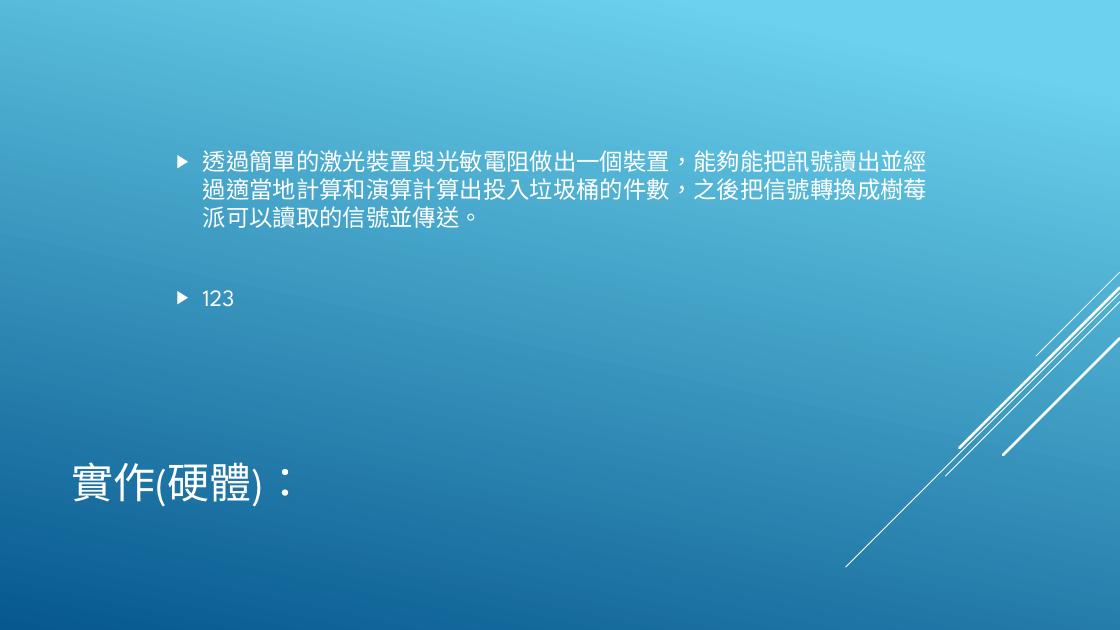
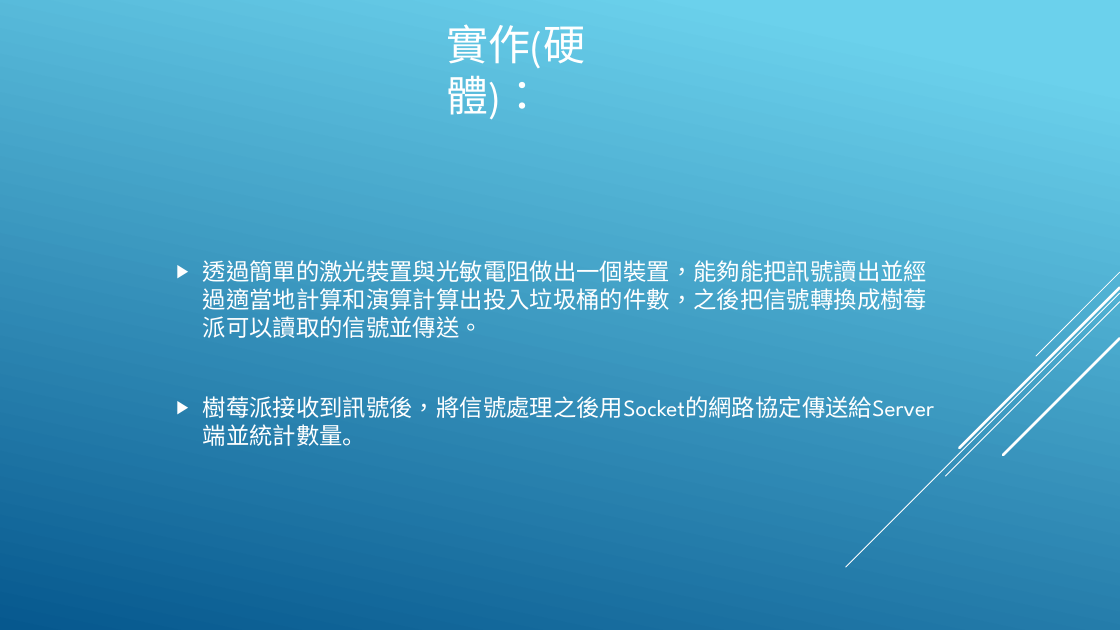
Before and after one commit to DennySORA/Environmental_Sustainability_Partition_Hackathon_2018, a slide deck: slide 4 of doc/永續發展 - 淨灘.pptx. Drawn at 1120x630 pixels with LibreOffice and Linux fonts; fonts in the diff are those of the drawing. Boxes give left, top, right and bottom in pixels: in the first picture for what was removed or moved away, otherwise in the second. Text is boxed around its words. In the diff, an @@ line names an element or a change of style, - is before the commit and + after.

```diff
--- a/doc/永續發展 - 淨灘.pptx
+++ b/doc/永續發展 - 淨灘.pptx
@@ title "實作(硬體)：" rewrapped from [71, 462, 306, 507] to [447, 24, 586, 120] @@
@@ text "透過簡單的激光裝置與光敏電阻做出一個裝置，能夠能把訊號讀出並經過適當地計算和演算計算出投入垃圾桶的件數，之後把信號轉換成 ...": place and size @@
-text "透過簡單的激光裝置與光敏電阻做出一個裝置，能夠能把訊號讀出並經過適當地計算和演算計算出投入垃圾桶的件數，之後把信號轉換成 ..." at [203, 150, 927, 306]
+text "透過簡單的激光裝置與光敏電阻做出一個裝置，能夠能把訊號讀出並經過適當地計算和演算計算出投入垃圾桶的件數，之後把信號轉換成 ..." at [203, 260, 935, 446]
@@ text at [203, 396, 935, 446]: text changed @@
-▶ 123
+▶ 樹莓派接收到訊號後，將信號處理之後用Socket的網路協定傳送給Server端並統計數量。
```
Also in this commit, not shown: 3 other slides changed, 1 other file.
